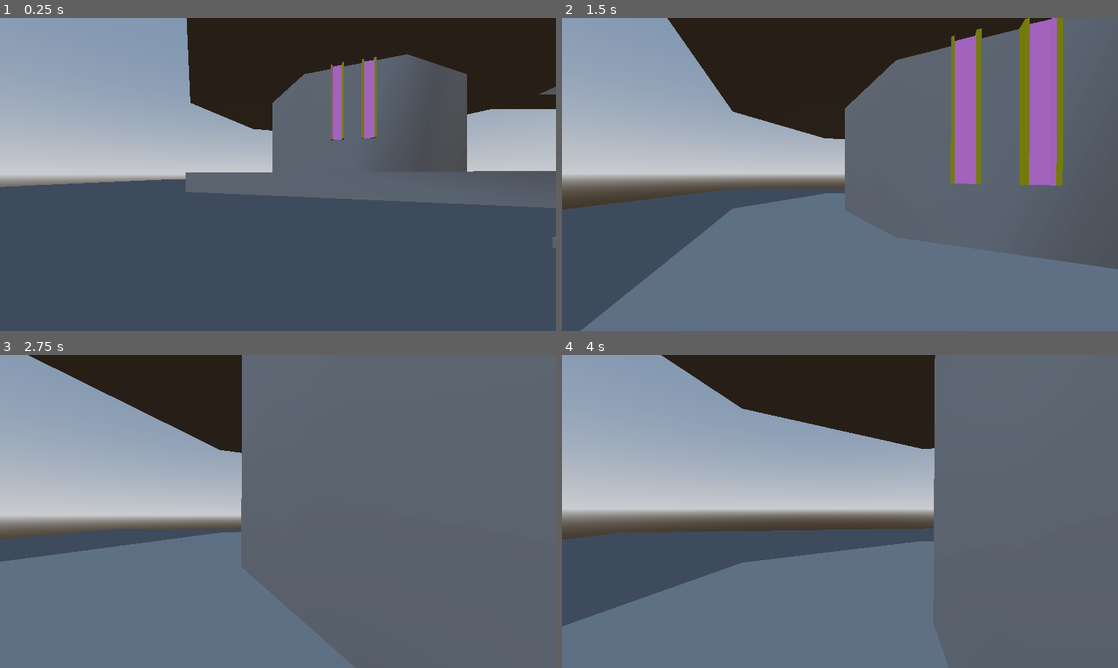
Above: before the commit, frames 1-4 (two rows, left to right).
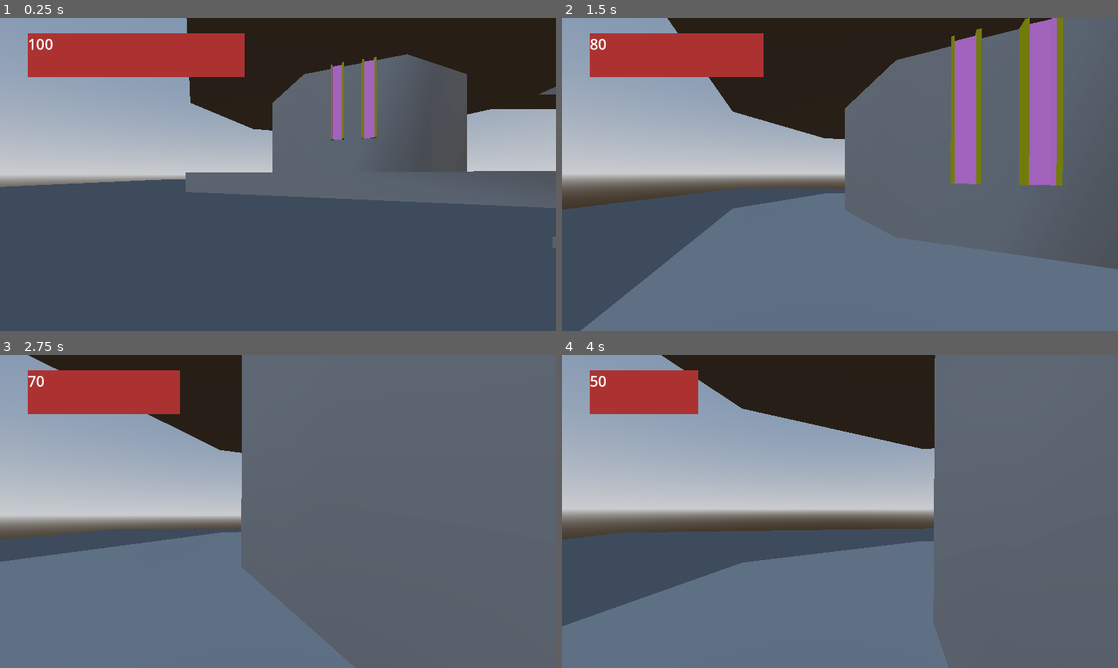
Above: after the commit, the same moments.

Repository: c-dez/3d-game
Game: Godot game, scene res://escenes/world/world.tscn
The game is run twice, just before and just after one commit, with the same random seed, the same clock (stepped at 60 frames per second) and the same inputs.
Inputs (mouse positions are in pixels of both pictures, inside the frame that each line leads up to):
- Up to frame 1 (0.25 s): no input
- Up to frame 2 (1.5 s): tap Enter (ui_accept) at 0.5 s; move the mouse to (867, 174) at 0.52 s; hold W (forward) from 0.53 s (still down); tap E (action) at 0.6 s; tap Space (jump) at 0.77 s; tap Q (q_key, bound only after the commit) at 0.8, 1.35 s; move the mouse to (812, 174) at 1.27 s
- Up to frame 3 (2.75 s): keep holding W (forward); tap Space (jump) at 1.52 s; tap E (action) at 1.55, 2.1 s; move the mouse to (289, 505) at 2.02 s; tap Q (q_key, bound only after the commit) at 2.3 s
- Up to frame 4 (4 s): keep holding W (forward); move the mouse to (834, 517) at 2.77 s; tap Q (q_key, bound only after the commit) at 2.85, 3.8 s; tap Space (jump) at 3.02, 3.77 s; tap E (action) at 3.05, 3.6 s; move the mouse to (878, 514) at 3.52 s

The runs differ from the first frame. In frame 1, 5.5% of the frame differs, in the area x 5-44%, y 4-19%; in frame 2, 4.4%; in frame 3, 3.8%; in frame 4, 2.7%.

Commit message:
implementado sistema basico de barra de vida

Diff:
--- a/escenes/player/player.tscn
+++ b/escenes/player/player.tscn
@@ -1,8 +1,9 @@
-[gd_scene load_steps=9 format=3 uid="uid://cmshly5qv2v42"]
+[gd_scene load_steps=10 format=3 uid="uid://cmshly5qv2v42"]
 
 [ext_resource type="Script" uid="uid://bf2kc7nr8lpar" path="res://escenes/player/player.gd" id="1_jc7hd"]
 [ext_resource type="PackedScene" uid="uid://c3u4sjxsaosi3" path="res://escenes/player/camera/player_camera.tscn" id="2_sniej"]
 [ext_resource type="Script" uid="uid://jlxld0j100u6" path="res://escenes/player/actions.gd" id="3_6mcrl"]
+[ext_resource type="PackedScene" uid="uid://de1fsgd58ha3n" path="res://escenes/player/ui/player_ui.tscn" id="4_kmvfv"]
 
 [sub_resource type="CapsuleShape3D" id="CapsuleShape3D_82eut"]
 
@@ -44,5 +45,7 @@
 [node name="CollisionShape3D" type="CollisionShape3D" parent="PlayerArea"]
 shape = SubResource("CapsuleShape3D_6mcrl")
 
+[node name="PlayerUi" parent="." instance=ExtResource("4_kmvfv")]
+
 [connection signal="area_entered" from="PlayerArea" to="Actions" method="_on_player_area_area_entered"]
 [connection signal="area_exited" from="PlayerArea" to="Actions" method="_on_player_area_area_exited"]
--- /dev/null
+++ b/escenes/player/ui/player_ui.gd
@@ -0,0 +1,16 @@
+class_name PlayerUi
+extends CanvasLayer
+
+
+@onready var texture_bar:TextureProgressBar = get_node("TextureProgressBar")
+@onready var label:Label = get_node("Label")
+
+func _ready() -> void:
+	texture_bar.max_value = PlayerStats.max_health
+
+func _process(_delta: float) -> void:
+	if Input.is_action_just_pressed("q_key"):
+		PlayerStats.current_health -= 10
+
+	texture_bar.value = PlayerStats.current_health
+	label.text = str(PlayerStats.current_health)
--- /dev/null
+++ b/escenes/player/ui/player_ui.tscn
@@ -0,0 +1,37 @@
+[gd_scene load_steps=3 format=3 uid="uid://de1fsgd58ha3n"]
+
+[ext_resource type="Texture2D" uid="uid://dh8xxpnslt7pv" path="res://escenes/player/ui/assets/health_bar.png" id="1_5gc5p"]
+[ext_resource type="Script" uid="uid://ch2j7we1r86hy" path="res://escenes/player/ui/player_ui.gd" id="1_417q0"]
+
+[node name="PlayerUi" type="CanvasLayer"]
+script = ExtResource("1_417q0")
+
+[node name="TextureProgressBar" type="TextureProgressBar" parent="."]
+anchors_preset = 15
+anchor_right = 1.0
+anchor_bottom = 1.0
+offset_left = 64.0
+offset_top = 36.0
+offset_right = 64.0
+offset_bottom = 36.0
+grow_horizontal = 2
+grow_vertical = 2
+value = 55.0
+texture_progress = ExtResource("1_5gc5p")
+
+[node name="Control" type="Control" parent="."]
+layout_mode = 3
+anchor_left = 0.05
+anchor_top = 0.05
+anchor_right = 0.5
+anchor_bottom = 0.2
+grow_horizontal = 2
+grow_vertical = 2
+
+[node name="Label" type="Label" parent="."]
+offset_left = 64.0
+offset_top = 36.0
+offset_right = 199.0
+offset_bottom = 126.0
+theme_override_font_sizes/font_size = 34
+text = "50"
--- a/project.godot
+++ b/project.godot
@@ -20,6 +20,7 @@
 
 Keybindings="*res://scripts/keybinings/keybindings.gd"
 MoveStateMachine="*res://scripts/move_state_machine/move_state_machine.gd"
+PlayerStats="*res://scripts/player_stats/player_stats.gd"
 
 [display]
 
@@ -70,6 +71,11 @@
 "events": [Object(InputEventKey,"resource_local_to_scene":false,"resource_name":"","device":-1,"window_id":0,"alt_press …(192 unchanged characters)…
 ]
 }
+q_key={
+"deadzone": 0.2,
+"events": [Object(InputEventKey,"resource_local_to_scene":false,"resource_name":"","device":-1,"window_id":0,"alt_pressed":false,"shift_pressed":false,"ctrl_pressed":false,"meta_pressed":false,"pressed":false,"keycode":0,"physical_keycode":81,"key_label":0,"unicode":113,"location":0,"echo":false,"script":null)
+]
+}
 
 [physics]
 
--- /dev/null
+++ b/scripts/player_stats/player_stats.gd
@@ -0,0 +1,5 @@
+extends Node
+
+
+var max_health:int = 100
+var current_health:int = 100
Binary file added: escenes/player/ui/assets/health_bar.png
Not shown, added: escenes/player/ui/assets/health_bar.png.import
Not shown, added: escenes/player/ui/player_ui.gd.uid
Not shown, added: scripts/player_stats/player_stats.gd.uid
